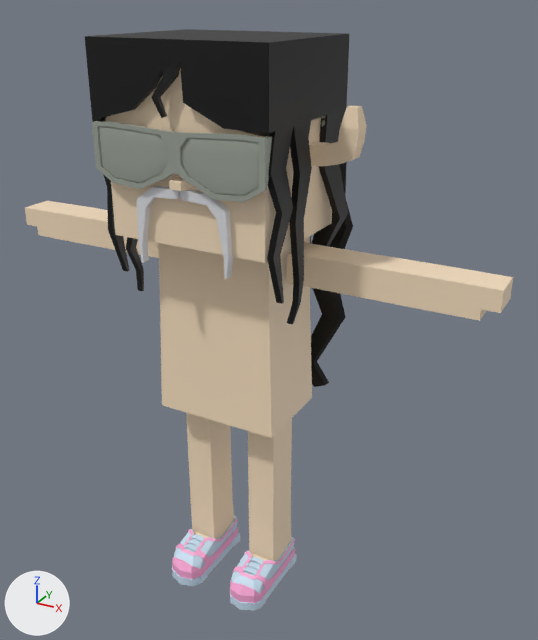
A saved change to the FBX model mustachiorascals/fbx/aee45d46-7fd9-4ece-be15-7f080113513f.fbx.
One viewpoint serves both versions: a camera (50 mm lens) standing at (0.0176, -0.0276, 0.0294) and looking at (0.0014, 0.0019, 0.0146). Arrows for +X, +Y and +Z are at lower left; the lights stay in place. Where no turn or scale is listed for an object, it has been applied to the vertices.

Names of what the first picture shows: 'e_5', 'ew_biker', 'f_trainers', 'h_wavy', 'm_master', 'mustachio_arms', 'mustachio_body', 'mustachio_head', 'mustachio_legs'.
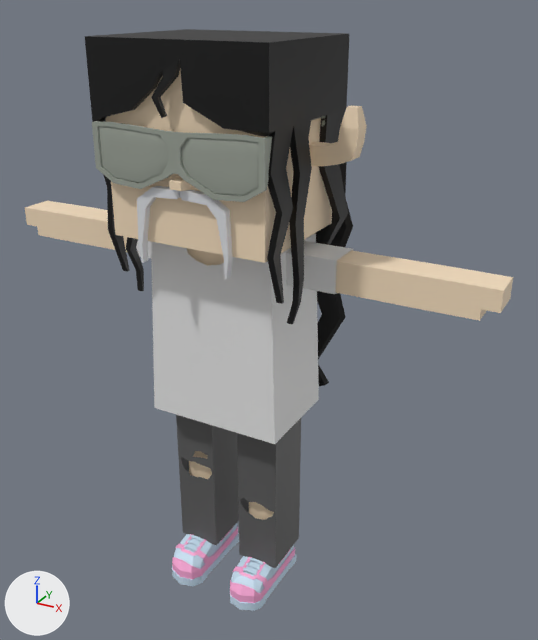
Edits to the scene script, one JSON object a line:
```json
{"op": "add", "block": "mat_upper_garment_1", "code": ["mat_upper_garment_1 = principled_material('upper_garment_1')", "mat_upper_garment_1.base_color = (0.8, 0.8, 0.8)  # white #e7e7e7"]}
{"op": "add", "block": "mat_lower_garment", "code": ["mat_lower_garment = principled_material('lower_garment')", "mat_lower_garment.base_color = (0.106, 0.106, 0.106)  # dark grey #5c5c5c"]}
{"op": "add", "block": "me_mesh_011", "code": ["me_mesh_011 = bpy.data.meshes.new('Mesh.011')", "me_mesh_011.from_pydata(...)  # 24 vertices, 18 faces; spans x -0.00561..0.00561, y 0.00027..0.00209, z 0.01737..0.01893", "me_mesh_011.materials.append(mat_upper_garment_1)  # white #e7e7e7"]}
{"op": "add", "block": "me_mesh_003_1", "code": ["me_mesh_003_1 = bpy.data.meshes.new('Mesh.003')", "me_mesh_003_1.from_pydata(...)  # 277 vertices, 244 faces; spans x -0.00297..0.00299, y -0.00021..0.00257, z 0.0014..0.01069", "me_mesh_003_1.materials.append(mat_lower_garment)  # dark grey #5c5c5c"]}
{"op": "add", "block": "me_mesh_010", "code": ["me_mesh_010 = bpy.data.meshes.new('Mesh.010')", "me_mesh_010.from_pydata(...)  # 230 vertices, 212 faces; spans x -0.00349..0.00349, y -0.0013..0.00353, z 0.00994..0.01894", "me_mesh_010.materials.append(mat_upper_garment_1)  # white #e7e7e7"]}
{"op": "add", "block": "ob_c_shirt_2", "code": ["ob_c_shirt_2 = bpy.data.objects.new('c_shirt_2', me_mesh_011)", "ob_c_shirt_2.location = (0.0, 0.0, 0.0)"]}
{"op": "add", "block": "ob_c_rippedjeans", "code": ["ob_c_rippedjeans = bpy.data.objects.new('c_rippedjeans', me_mesh_003_1)", "ob_c_rippedjeans.location = (0.0, 0.0, 0.0)"]}
{"op": "add", "block": "ob_c_shirt_1", "code": ["ob_c_shirt_1 = bpy.data.objects.new('c_shirt_1', me_mesh_010)", "ob_c_shirt_1.location = (0.0, 0.0, 0.0)"]}
```

Boxes (x1, y1, x2, y2) around the edits, measured in the pictures (538 x 640 px):
```json
{"object": "c_shirt_1", "change": "added", "after": [151, 233, 319, 444]}
{"object": "c_rippedjeans", "change": "added", "after": [176, 415, 301, 568]}
{"object": "c_shirt_2", "change": "added", "after": [136, 241, 353, 294]}
{"object": "mustachio_body", "change": "unchanged, covered by the edit", "before": [158, 236, 312, 438], "after": [186, 248, 224, 266]}
{"object": "mustachio_legs", "change": "unchanged, covered by the edit", "before": [186, 413, 292, 561], "after": [189, 451, 274, 520]}
```
